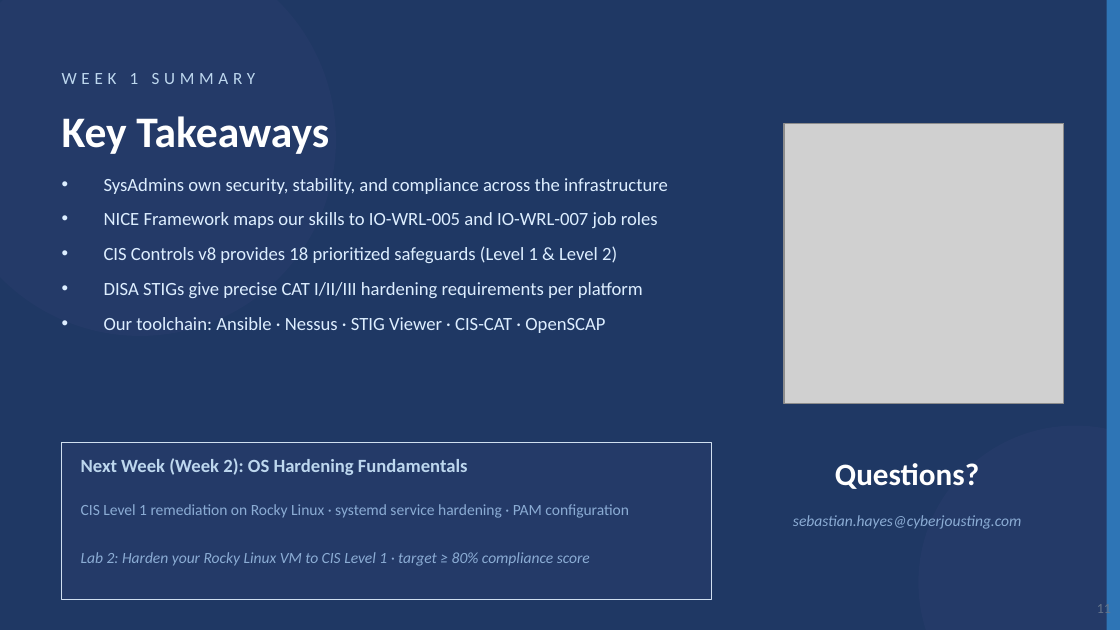
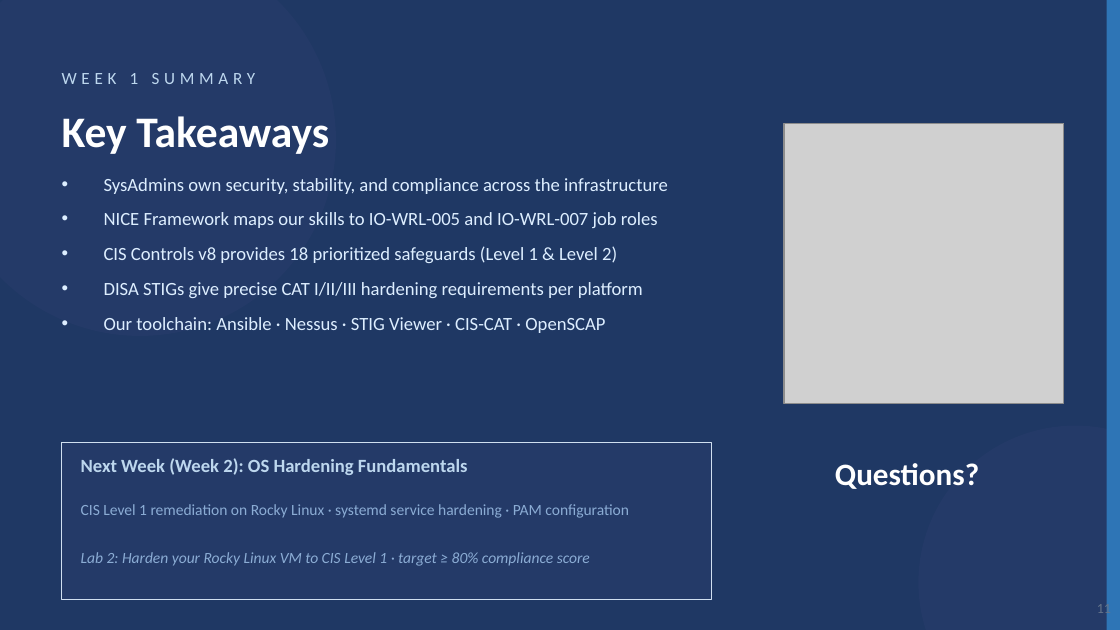
Before and after one commit to BYU-CYBER-444/byu-cyber-444.github.io, a slide deck: slide 11 of lectures/ITC444_Week1_Slides.pptx. Drawn at 1120x630 pixels with LibreOffice and Linux fonts; fonts in the diff are those of the drawing; grey boxes stand for pictures. Boxes give left, top, right and bottom in pixels: in the first picture for what was removed or moved away, otherwise in the second. Text is boxed around its words. In the diff, an @@ line names an element or a change of style, - is before the commit and + after.

Commit message:
slides v1

```diff
--- a/lectures/ITC444_Week1_Slides.pptx
+++ b/lectures/ITC444_Week1_Slides.pptx
@@ text removed at [793,515,1021,529] @@
-sebastian.hayes@cyberjousting.com
```
Also in this commit, not shown: 1 other slide changed.
